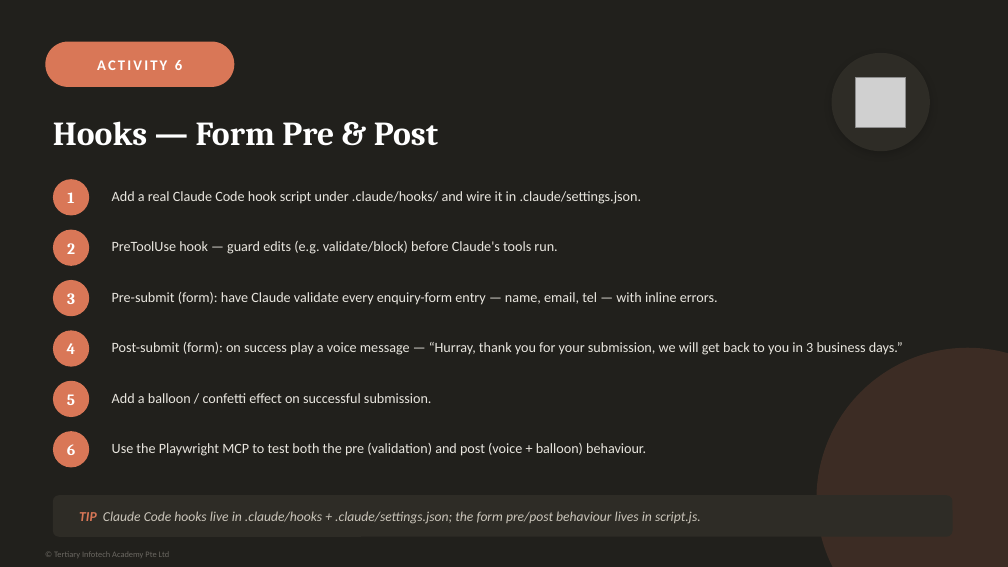
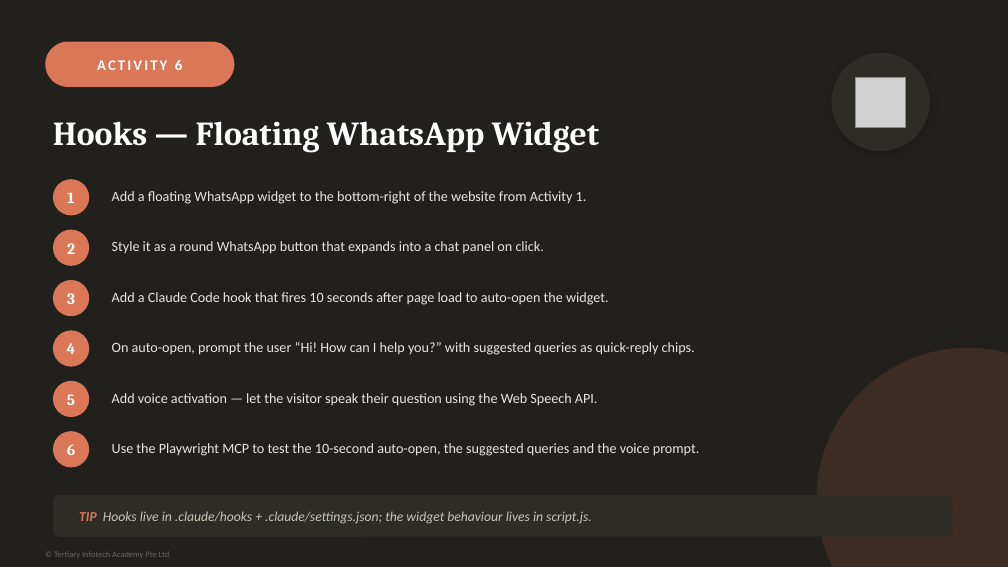
Before and after one commit to tertiarycourses/TGS-2025052468---Agentic-AI-Applications-with-Claude-Code, a slide deck: slide 59 of courseware/Agentic AI Applications with Claude Code - v14.pptx. Drawn at 1008x567 pixels with LibreOffice and Linux fonts; fonts in the diff are those of the drawing; grey boxes stand for pictures. Boxes give left, top, right and bottom in pixels: in the first picture for what was removed or moved away, otherwise in the second. Text is boxed around its words. In the diff, an @@ line names an element or a change of style, - is before the commit and + after.

```diff
--- a/courseware/Agentic AI Applications with Claude Code - v14.pptx
+++ b/courseware/Agentic AI Applications with Claude Code - v14.pptx
@@ text at (53,121,599,153): text changed @@
-Hooks — Form Pre & Post
+Hooks — Floating WhatsApp Widget
@@ text at (112,191,587,204): text changed @@
-Add a real Claude Code hook script under .claude/hooks/ and wire it in .claude/settings.json.
+Add a floating WhatsApp widget to the bottom-right of the website from Activity 1.
@@ text at (112,241,544,254): text changed @@
-PreToolUse hook — guard edits (e.g. validate/block) before Claude's tools run.
+Style it as a round WhatsApp button that expands into a chat panel on click.
@@ text at (112,292,608,305): text changed @@
-Pre-submit (form): have Claude validate every enquiry-form entry — name, email, tel — with inline errors.
+Add a Claude Code hook that fires 10 seconds after page load to auto-open the widget.
@@ text at (112,342,695,355): text changed @@
-Post-submit (form): on success play a voice message — “Hurray, thank you for your submission, we will get back to you in 3 business days.”
+On auto-open, prompt the user “Hi! How can I help you?” with suggested queries as quick-reply chips.
@@ text at (112,393,598,406): text changed @@
-Add a balloon / confetti effect on successful submission.
+Add voice activation — let the visitor speak their question using the Web Speech API.
@@ text at (112,443,699,456): text changed @@
-Use the Playwright MCP to test both the pre (validation) and post (voice + balloon) behaviour.
+Use the Playwright MCP to test the 10-second auto-open, the suggested queries and the voice prompt.
@@ text at (79,511,592,524): text changed @@
-TIP Claude Code hooks live in .claude/hooks + .claude/settings.json; the form pre/post behaviour lives in script.js.
+TIP Hooks live in .claude/hooks + .claude/settings.json; the widget behaviour lives in script.js.
```
Also in this commit, not shown: 2 other slides changed, 1 slide added, 6 other files.
